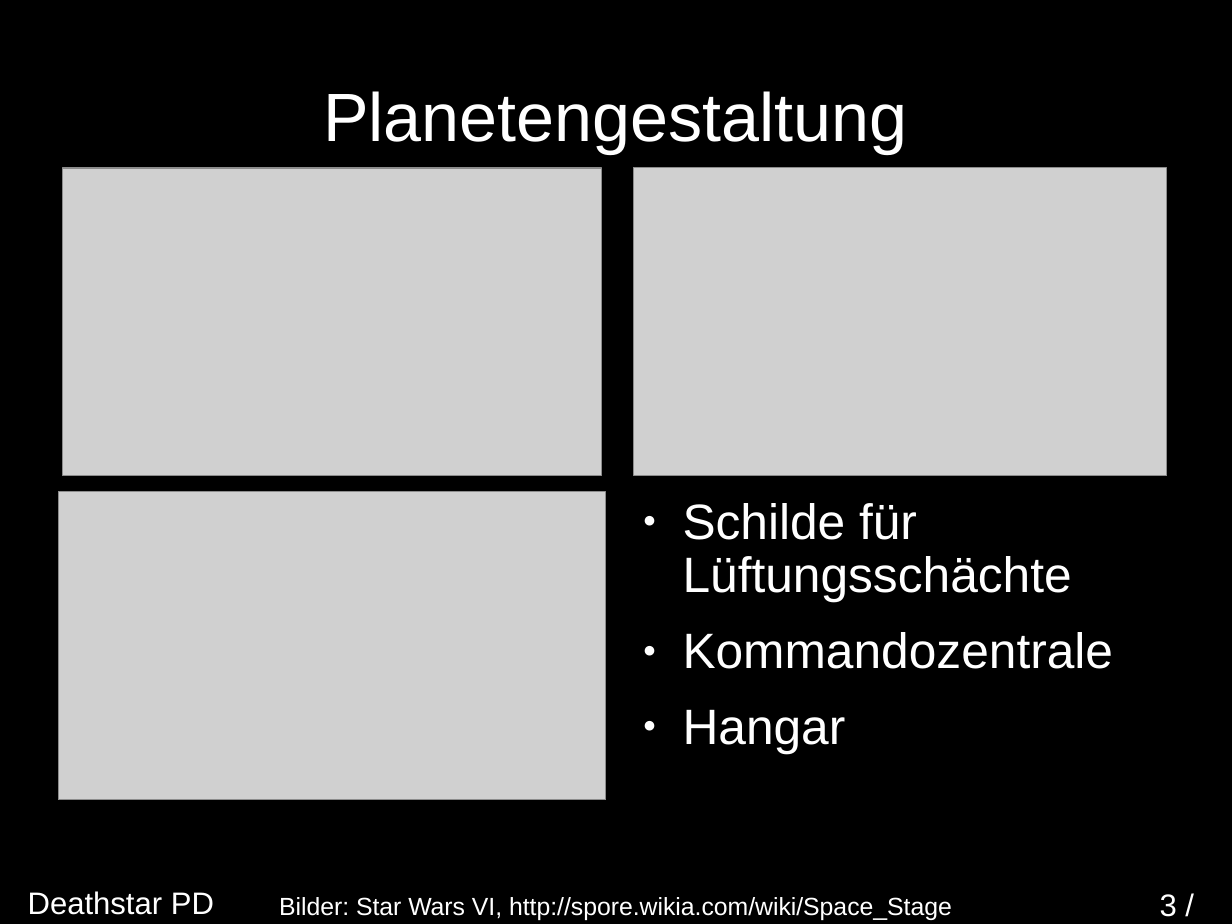
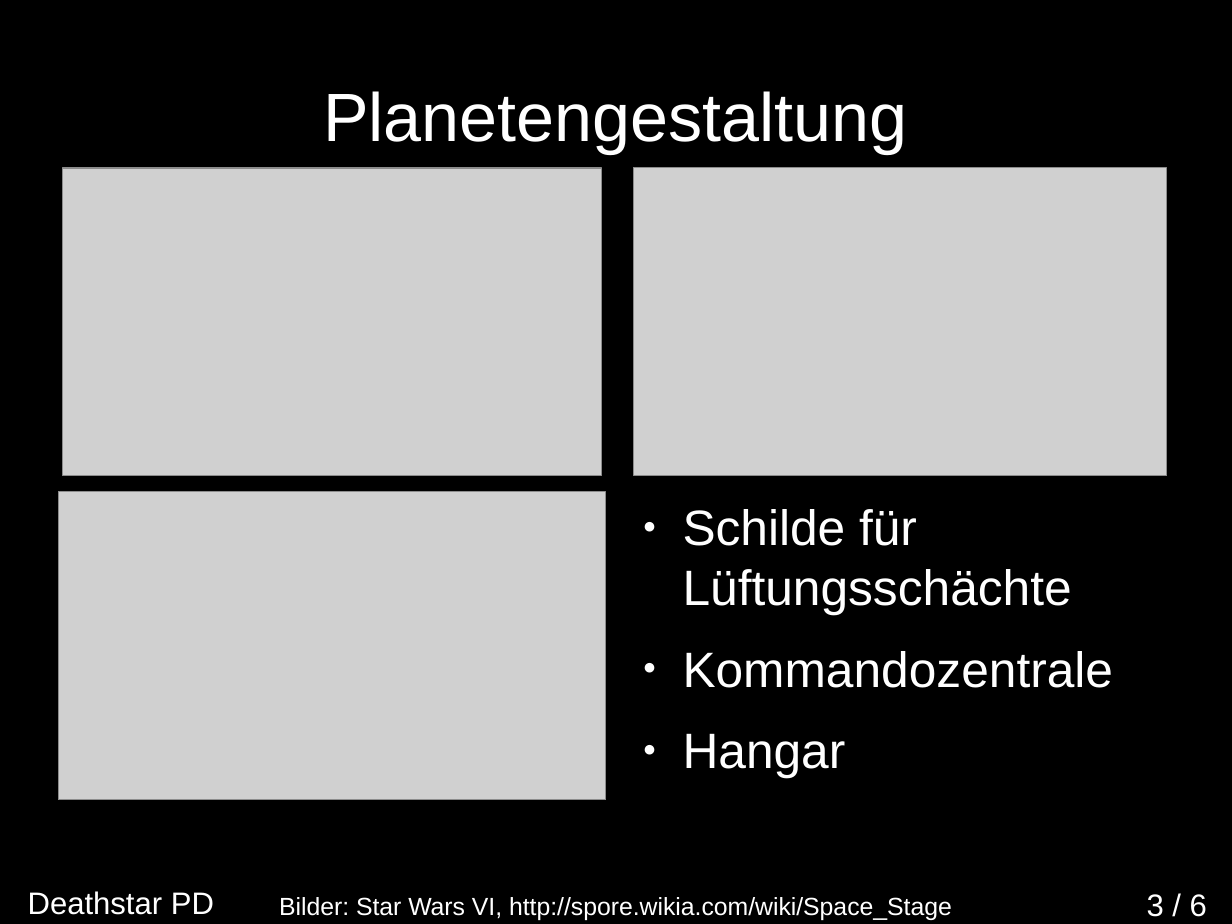
Before and after one commit to Istador/Death-Star-PD, a slide deck: slide 3 of Dokumentation/Konzeption/Konzeptpraesentation.odp. Drawn at 1232x924 pixels with LibreOffice and Linux fonts; fonts in the diff are those of the drawing; grey boxes stand for pictures. Boxes give left, top, right and bottom in pixels: in the first picture for what was removed or moved away, otherwise in the second. Text is boxed around its words. In the diff, an @@ line names an element or a change of style, - is before the commit and + after.

```diff
--- a/Dokumentation/Konzeption/Konzeptpraesentation.odp
+++ b/Dokumentation/Konzeption/Konzeptpraesentation.odp
@@ text "Schilde für Lüftungsschächte" at [683,509,1114,778]: indent changed; line spacing 0.9 to 1 @@
@@ page number at [1147,894,1207,917]: text changed @@
-3 /
+3 / 6
```
Also in this commit, not shown: 4 other slides changed, 1 other file.
